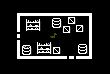
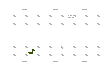
Layered file, before and after one edit (110 × 74). Changes by layer:
added group "shacks #1" with 8 layers above "storeroom interior" over (x1=1, y1=8, x2=106, y2=63)
added layer "player loc copy #5" in group "shacks #1" over (x1=28, y1=49, x2=35, y2=54)
added layer "lower shacks base" in group "shacks #1" over (x1=1, y1=8, x2=106, y2=63)
hid group "storeroom interior" (11 layers) over (x1=17, y1=15, x2=89, y2=59)
hid "Background" over (x1=0, y1=0, x2=110, y2=74)
